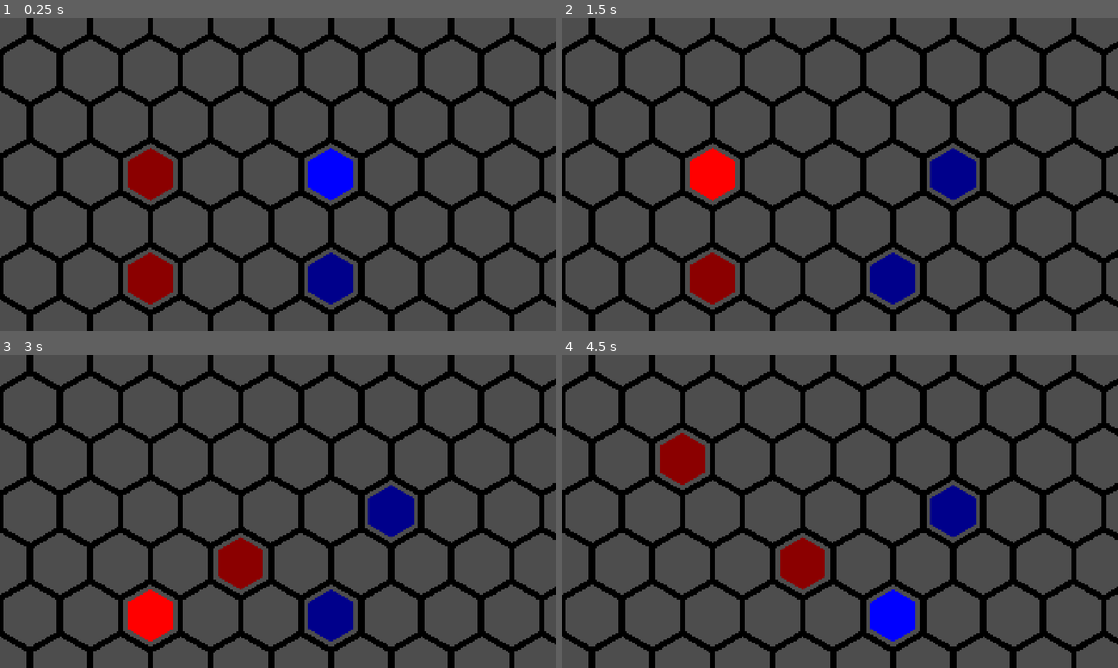
Above: before the commit, frames 1-4 (two rows, left to right).
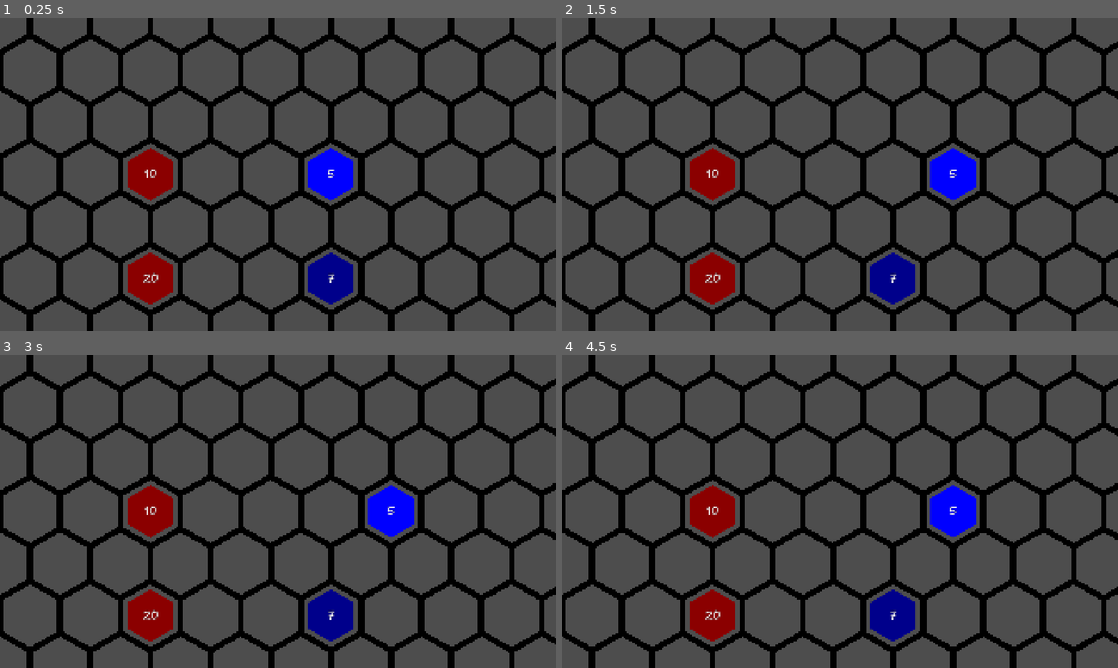
Above: after the commit, the same moments.

Repository: stvnnfrl/Portfolio
Game: Godot game, scene res://screens/battle/battlefield.tscn
Same seed, same stepped clock (60 frames per second), same inputs: the game is played once before the commit and once after it. This scene is started directly instead of the project's main scene.
Inputs (mouse positions are in pixels of both pictures, inside the frame that each line leads up to):
- Up to frame 1 (0.25 s): no input
- Up to frame 2 (1.5 s): tap Enter at 0.5 s; move the mouse to (962, 158) at 0.52 s; click (962, 158) at 0.67 s; tap Space at 1.25 s; drag from (728, 190) to (812, 237) at 1.27 s
- Up to frame 3 (3 s): tap Enter at 2 s; move the mouse to (333, 442) at 2.02 s; click (333, 442) at 2.17 s; tap Space at 2.75 s; drag from (250, 574) to (111, 464) at 2.77 s
- Up to frame 4 (4.5 s): tap Enter at 3.5 s; move the mouse to (1006, 558) at 3.52 s; click (1006, 558) at 3.67 s; tap Space at 4.25 s; drag from (673, 464) to (756, 433) at 4.27 s

The runs differ from the first frame. In frame 1, 0.1% of the frame differs, in the area x 25-61%, y 48-85%; in frame 2, 2.2%; in frame 3, 4.2%; in frame 4, 6.2%, in the area x 17-75%, y 24-92%.

Commit message:
Attack logic

Diff:
--- a/hpp/hex_grid/hex_grid_render.gd
+++ b/hpp/hex_grid/hex_grid_render.gd
@@ -5,8 +5,11 @@
 @export var border_frac: float = 0.9
 @export var unit_scene : PackedScene
 
+enum SubTurnPhase {MOVING, ATTACKING}
+
 var turn_queue : Array = []
 var curr_subturn_index : int = -1
+var curr_subturn_phase : SubTurnPhase = SubTurnPhase.MOVING
 var active_unit : Dictionary
 
 var army_1 : Array = []
@@ -73,6 +76,10 @@
 	set_instance_shader_parameter("rect_size", get_viewport_rect().size)
 	pass
 
+func _draw() -> void:
+	self.draw_rect(get_viewport_rect(), color)
+
+# This will have to be improved to be more modular depending on the unit and data we get from pre-grame
 func _setup_army():
 
 	_instantiate_unit_scene(unit_1, Color.DARK_RED)
@@ -88,13 +95,17 @@
 	army_2.append(unit_4)
 
 
-func _instantiate_unit_scene(unit : Dictionary, color: Color):
+func _instantiate_unit_scene(unit : Dictionary, unit_color: Color):
 	var u_scene = unit_scene.instantiate()
 	add_child(u_scene)
 	u_scene.position = cubic.cubic_to_pos2D(unit["coords"])
-	u_scene.modulate = color
+
+	var sprite = u_scene.get_node("Sprite2D")
+	sprite.self_modulate = unit_color
+
 	unit["hex"] = u_scene
-	unit["base_color"] = color
+	unit["base_color"] = unit_color
+	update_health_label(unit)
 
 
 func _init_turn():
@@ -121,6 +132,7 @@
 		print("round done")
 
 	active_unit = turn_queue[curr_subturn_index]
+	curr_subturn_phase = SubTurnPhase.MOVING
 	_update_unit_color(active_unit)
 
 
@@ -131,38 +143,101 @@
 		var target_pos = Vector3i(cubic.cubic_round(cubic_pos))
 		print(cubic_pos)
 
+		var move_limit = active_unit["stats"]["movement"]
 		var dist = get_cubic_distance(active_unit["coords"], target_pos)
-		var move_limit = active_unit["stats"]["movement"]
-
-		if dist <= move_limit and not is_hex_occupied(target_pos):
-			print("Valid move. Distance: ", dist)
-
-			active_unit["hex"].modulate = active_unit["base_color"]
-			active_unit["coords"] = target_pos
-			active_unit["hex"].position = cubic.cubic_to_pos2D(target_pos)
-
-			_start_next_sub_turn()
-
-		else:
-			print("Invalid move. Hex is ", dist, " spaces away. Limit is ", move_limit)
-
-
-func _draw() -> void:
-	self.draw_rect(get_viewport_rect(), color)
+		var target_unit = get_unit_at_hex(target_pos)
+
+		# Subturn phase 1: Moving
+		if curr_subturn_phase == SubTurnPhase.MOVING:
+			if dist <= move_limit and target_unit.is_empty():
+				#active_unit["hex"].modulate = active_unit["base_color"]
+				active_unit["coords"] = target_pos
+				active_unit["hex"].position = cubic.cubic_to_pos2D(target_pos)
+
+				curr_subturn_phase = SubTurnPhase.ATTACKING
+				print("Moved")
+			elif target_pos == active_unit["coords"]:
+				curr_subturn_phase = SubTurnPhase.ATTACKING
+				print("Moving subphase skipped")
+			else:
+				print("Invalid move")
+
+		# Subturn phase 2: Attacking
+		elif curr_subturn_phase == SubTurnPhase.ATTACKING:
+			# skip attack subturn phase by clicking on current unit
+			if target_pos == active_unit["coords"]:
+				print("Attack skipped.")
+				_end_turn_cleanup()
+				return
+
+			# Check if target is 1 hex away and has a unit
+			if dist == 1 and not target_unit.is_empty():
+				# Check if enemy unit
+				var is_enemy = (active_unit in army_1 and target_unit in army_2) or (active_unit in army_2 and target_unit in army_1)
+
+				if is_enemy:
+					target_unit["stats"]["health"] -= active_unit["stats"]["damage"]
+					update_health_label(target_unit)
+
+					if target_unit["stats"]["health"] <= 0:
+						kill_unit(target_unit)
+
+					_end_turn_cleanup()
+			else:
+				print("Invalid attack target")
+
 
 func _update_unit_color(unit):
+	var sprite = unit["hex"].get_node("Sprite2D")
+
 	if active_unit in army_1:
-		unit["hex"].modulate = Color.RED
+		sprite.self_modulate = Color.RED
 	else:
-		unit["hex"].modulate = Color.BLUE
+		sprite.self_modulate = Color.BLUE
+
+func _end_turn_cleanup():
+	var sprite = active_unit["hex"].get_node("Sprite2D")
+	sprite.self_modulate = active_unit["base_color"]
+
+	_start_next_sub_turn()
 
 # Helper functions
 
+# This will have to be replaced by proper pathfinding (see Daniil code for inspo)
 func get_cubic_distance(a: Vector3i, b: Vector3i) -> int:
 	return maxi(maxi(abs(a.x - b.x), abs(a.y - b.y)), abs(a.z - b.z))
 
-func is_hex_occupied(target_hex: Vector3i) -> bool:
+# Check if there is already a unit in the target hex
+#func is_hex_occupied(target_hex: Vector3i) -> bool:
+	#for unit in turn_queue:
+		## the first condition allows the user to skip the move step by clicking on the units current pos
+		#if unit != active_unit and unit["coords"] == target_hex:
+			#return true
+	#return false
+
+func get_unit_at_hex(target_hex: Vector3i) -> Dictionary:
 	for unit in turn_queue:
 		if unit["coords"] == target_hex:
-			return true
-	return false
+			return unit
+	return {}
+
+func update_health_label(unit: Dictionary):
+	var label = unit["hex"].get_node("Sprite2D/HealthLabel")
+	if label:
+		label.text = str(unit["stats"]["health"])
+
+func kill_unit(unit: Dictionary):
+	# remove the visal node
+	unit["hex"].queue_free()
+
+	# adjust turn index if the killed unit was behind in the queue
+	var queue_index = turn_queue.find(unit)
+	if queue_index != -1 and queue_index < curr_subturn_index:
+		curr_subturn_index -= 1
+
+	# remove from arrays
+	turn_queue.erase(unit)
+	army_1.erase(unit)
+	army_2.erase(unit)
+
+	print("Unit killed")
--- a/hpp/screens/battle/unit.tscn
+++ b/hpp/screens/battle/unit.tscn
@@ -1,8 +1,29 @@
-[gd_scene load_steps=2 format=3 uid="uid://cjp8nqi8fy1kn"]
+[gd_scene load_steps=3 format=3 uid="uid://cjp8nqi8fy1kn"]
 
 [ext_resource type="Texture2D" uid="uid://dmm8ra6fvpmg2" path="res://screens/battle/tile_horizontal.png" id="1_6repe"]
+[ext_resource type="FontFile" uid="uid://dfwrpmk5t77kh" path="res://screens/resources/Excalifont-Regular.woff2" id="2_toewx"]
 
 [node name="Unit" type="Node2D"]
 
 [node name="Sprite2D" type="Sprite2D" parent="."]
 texture = ExtResource("1_6repe")
+
+[node name="HealthLabel" type="Label" parent="Sprite2D"]
+anchors_preset = 8
+anchor_left = 0.5
+anchor_top = 0.5
+anchor_right = 0.5
+anchor_bottom = 0.5
+offset_left = -102.0
+offset_top = -120.5
+offset_right = -62.0
+offset_bottom = -69.5
+grow_horizontal = 2
+grow_vertical = 2
+theme_override_colors/font_color = Color(1, 1, 1, 1)
+theme_override_colors/font_outline_color = Color(0, 0, 0, 1)
+theme_override_constants/outline_size = 4
+theme_override_fonts/font = ExtResource("2_toewx")
+theme_override_font_sizes/font_size = 40
+horizontal_alignment = 1
+vertical_alignment = 1
